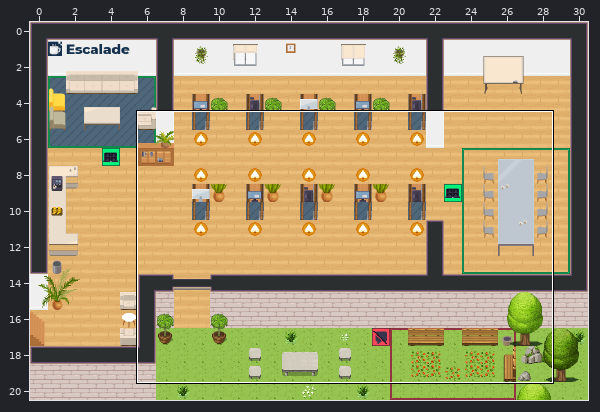
Two versions of a level (Tiled map (JSON), office.tmj). The first picture is a wide view before the edit; the outline marks the close-up.
Close-up. Earlier state:
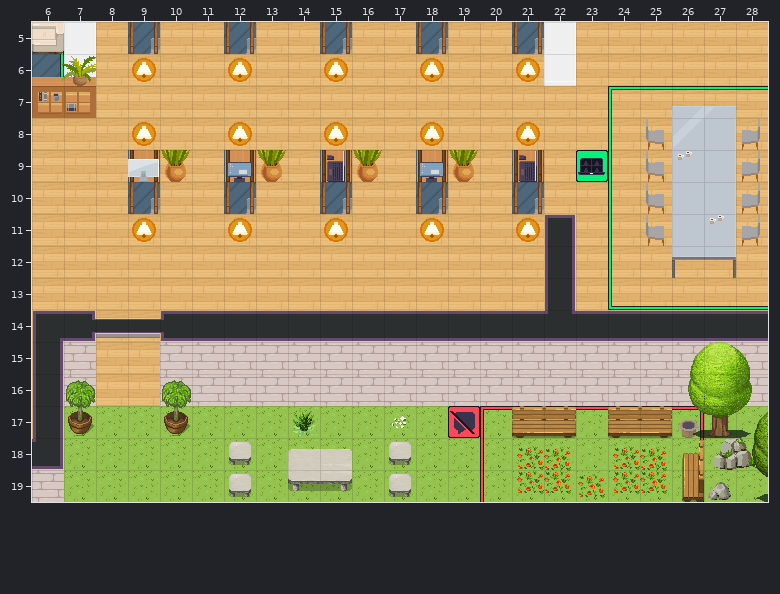
Cells are 32x32 px. Shown: x 6..28, y 5..19.
New version:
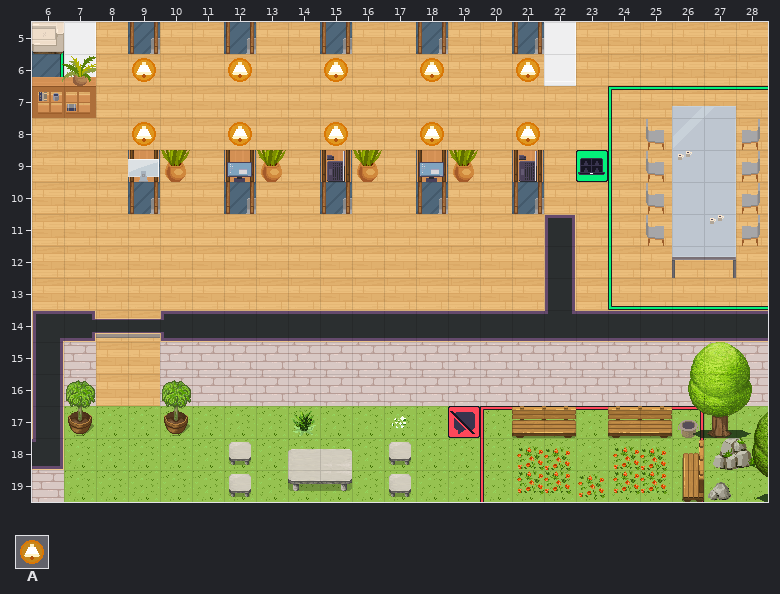
Key: from "WA_User_Interface": A 8.
_ is an empty cell.
Commit: Remove lower row duplicate doorbell icons at y=11 as requested
What changed:
Layer "floor/floor2":
y 11: x 9 A -> _; x 12 A -> _; x 15 A -> _; x 18 A -> _; x 21 A -> _
Pixel boxes of the changes (left, top, right, bottom) in both close-ups:
removed: (132, 218, 156, 242)
removed: (228, 218, 252, 242)
removed: (324, 218, 348, 242)
removed: (420, 218, 444, 242)
removed: (516, 218, 540, 242)
